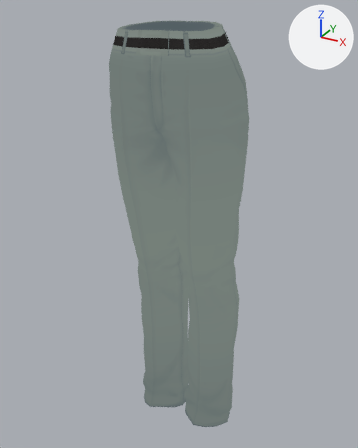
One commit to the Blender file fanatic-parts/body_bottom/body_bottom_khaki.blend: the scene before it, then after it.
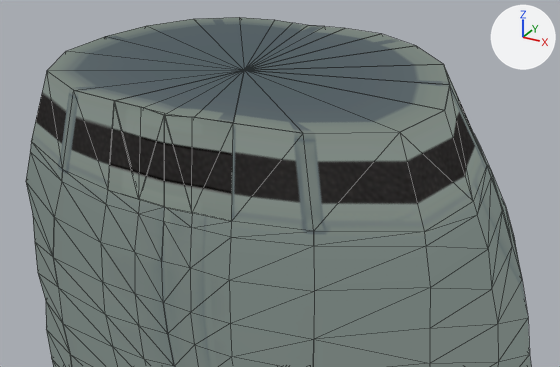
There are two pictures of each version: one whole from a 50 mm camera at (0.535, -0.97, 1.121) aimed at (-0.016, 0.033, 0.62), one close up from a 50 mm camera at (0.21, -0.375, 1.193) aimed at (0.037, -0.061, 1.036). Every picture has the same lights, and +X, +Y and +Z are marked at upper right. The close-ups show mesh edges as thin lines.

The first close-up shows 'BodyBottom'.
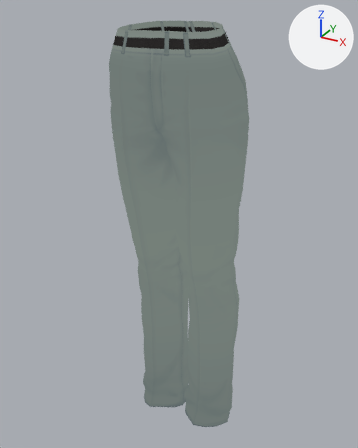
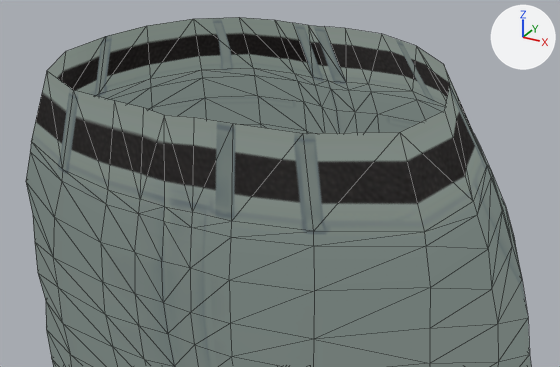
Where the newer file only moved an object's origin or applied its transform, the numbers keep the older frame.

Changed parts and their boxes [x1, y1, x2, y2] in the close-ups (560 x 367 px):
part 1 of me_body__merged__baked, cut back
    before: [47, 18, 452, 344]
    after: [73, 91, 140, 204]

The edits, one by one:
me_body__merged__baked is used by ob_bodybottom; location (0.0, 0.0, 0.0).
me_body__merged__baked had 1076 vertices, 1624 faces and spanned x -0.164..0.164, y -0.115..0.134, z 0.017..1.093.
me_body__merged__baked now has 894 vertices, 1592 faces and spans x -0.164..0.164, y -0.115..0.134, z 0.017..1.093.
me_body__merged__baked part 1: 1 vertex moved within x -0.036, y -0.106, z 1.034; 97 vertices removed from x -0.114..0.114, y -0.114..0.105, z 0.919..1.093.
